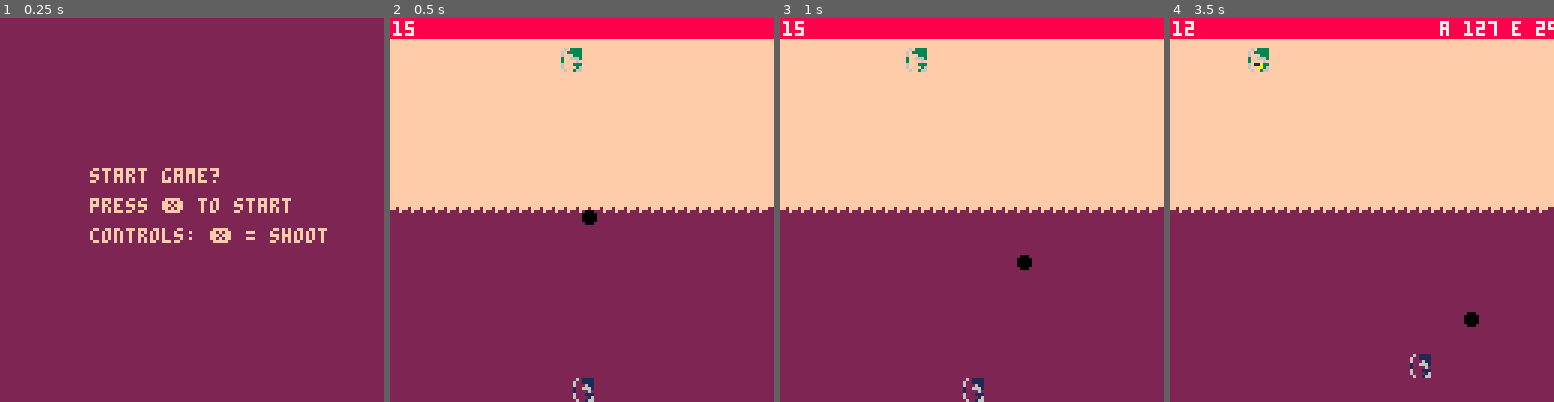
Above: before the commit, frames 1-4 (left to right).
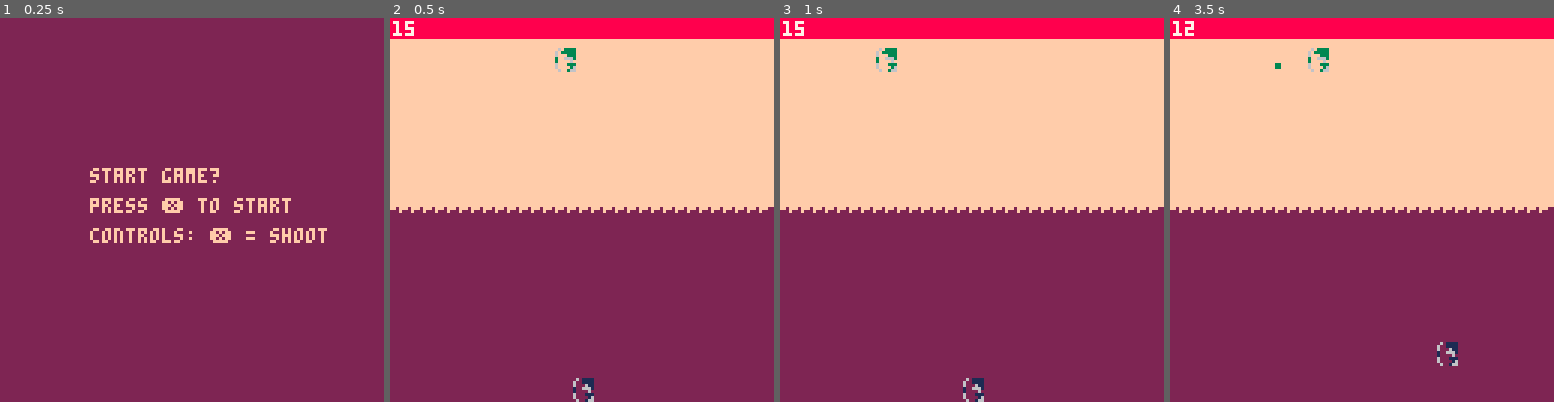
Above: after the commit, the same moments.

Repository: marcianoviereck/picogames
Game: PICO-8 cartridge pongpaint.p8
Two runs of this game, one before a commit and one after it. Both use one fixed random seed, a clock stepped at 60 frames per second and the inputs below.
Inputs:
- Up to frame 1 (0.25 s): no input
- Up to frame 2 (0.5 s): tap X (X key) at 0.33 s
- Up to frame 3 (1 s): no input
- Up to frame 4 (3.5 s): tap X (X key) at 1.07, 1.85, 2.97 s; hold Right 1.6-2.1 s; hold Up 2.15-2.42 s; hold Right 2.47-3.03 s; hold Left from 3.08 s (still down)

Frame 1 is identical in both runs. In frame 2, 0.4% of the frame differs, in the area x 42-54%, y 7-54%; in frame 3, 0.5%; in frame 4, 1.4%, in the area x 20-100%, y 0-94%.

Commit message:
speed and player can also die now

Diff:
--- a/pongpaint.p8
+++ b/pongpaint.p8
@@ -6,7 +6,6 @@
 		if time_left > 0 then
 		 time_left -= 1
 
-			move_ball()
 			update_enemy()
 			update_arrows()
 			update_animation(player)
@@ -16,18 +15,19 @@
 			end
 
 			if player.dead == false then
+				local speed = player.speed
 				if btn(0) then
-					player.x -= 1
+					player.x -= speed
 					player.direction = 0
 				elseif btn(1) then
-					player.x += 1
+					player.x += speed
 					player.direction = 2
 				end
 				if btn(2) then
-					player.y -= 1
+					player.y -= speed
 					player.direction = 1
 				elseif btn(3) then
-					player.y += 1
+					player.y += speed
 					player.direction = 3
 				end
 
@@ -74,7 +74,6 @@
 		for i=1,#level do
 			circfill(level[i].x, level[i].y, 4, level[i].c)
 		end
-		circfill(ball.x, ball.y, 2, ball.c)
 		draw_character(player)
 		draw_character(enemy)
 		draw_animations()
@@ -133,8 +132,10 @@
 		base_spr_index = 0,
 		current_animation=nil,
 		c = 2,
+		drawcolor = 1,
 		dead = false,
-		dead_timer = 100
+		dead_timer = 100,
+		speed = 1.5
 	}
 	enemy={
 		x = 63,
@@ -143,8 +144,10 @@
 		base_spr_index = 16,
 		current_animation=nil,
 		c = 15,
+		drawcolor = 3,
 		dead = false,
-		dead_timer = 100
+		dead_timer = 100,
+		speed = 1.5
 	}
 	characters = {enemy, player}
 	arrows={}
@@ -192,8 +195,8 @@
 			if characters[i].dead_timer < 0 then
 				characters[i].dead = false
 				characters[i].dead_timer = 100
-				characters[i].x = rnd(0, 32) + 1
-				characters[i].y = rnd(0, 32) + 1
+				characters[i].x = rnd(32) + 1
+				characters[i].y = rnd(32) + 1
 
 			end
 		end
@@ -303,30 +306,22 @@
 		dx = dx,
 		dy = dy,
 		c = character.c,
+		drawcolor = character.drawcolor,
 		size = 0.5,
-		speed = 2
+		speed = 8
 	}
 	add(arrows, arrow)
 end
 
 function arrow_hit(character_hit)
 	character_hit.dead = true
-	-- temp --
 	-- idea: blow character up and splash paint --
 end
 
 function draw_arrows()
 	for i=1, #arrows do
 		local arrow = arrows[i]
-		rectfill(arrow.x, arrow.y, arrow.x + 1, arrow.y + 1, 10)
-
-		line(
-			arrow.x,
-			arrow.y,
-			arrow.x + arrow.dx * arrow.size,
-			arrow.y + arrow.dy * arrow.size,
-			1
-		)
+		rectfill(arrow.x, arrow.y, arrow.x + 1, arrow.y + 1, arrow.drawcolor)
 	end
 end
 
@@ -343,7 +338,6 @@
 			-- + 2 is to fix the offset of the arrow.. --
 			update_level_once(arrow.x + 2, arrow.y + 2, arrow.c)
 			if arrow.c == player.c then
-				debug_text = "a "..arrow.x.." e "..enemy.x
 				if arrow.x > enemy.x and
 				arrow.x < enemy.x + 8 and
 				arrow.y > enemy.y and
@@ -351,6 +345,12 @@
 					arrow_hit(enemy)
 				end
 			else
+				if arrow.x > player.x and
+				arrow.x < player.x + 8 and
+				arrow.y > player.y and
+				arrow.y < player.y + 8 then
+					arrow_hit(player)
+				end
 			end
 		end
 	end
@@ -360,20 +360,7 @@
 	end
 end
 -->8
-function move_ball()
-	ball.x += ball.dx
-	ball.y += ball.dy
-	if ball.x > 127 then
-		ball.dx = -1
-	elseif ball.x < 1 then
-		ball.dx = 1
-	end
-	if ball.y > 127  then
-		ball.dy = -1
-	elseif ball.y < 1 then
-		ball.dy = 1
-	end
-end
+
 -->8
 function update_enemy()
 	if enemy.dead then
@@ -391,37 +378,39 @@
  	shoot_arrow(enemy)
  end
 
+ local speed = enemy.speed
+
 	if enemy.direction == 0 then
-		enemy.x -= 1
+		enemy.x -= speed
 	elseif enemy.direction == 2 then
-		enemy.x += 1
+		enemy.x += speed
 	elseif enemy.direction == 1 then
-		enemy.y -= 1
+		enemy.y -= speed
 	elseif enemy.direction == 3 then
-		enemy.y += 1
+		enemy.y += speed
 	end
 
 	if enemy.x < 2 then
-		enemy.x += 1
+		enemy.x += speed
 		enemy.direction = 2
 	elseif enemy.x > 120 then
-		enemy.x -= 1
+		enemy.x -= speed
 		enemy.direction = 0
 	elseif enemy.y < 2 then
-		enemy.y += 1
+		enemy.y += speed
 		enemy.direction = 3
 	elseif enemy.y > 120 then
-		enemy.y -= 1
+		enemy.y -= speed
 		enemy.direction = 1
 	end
 end
 __gfx__
 01111100001111100111100006000000066116600000000000000000000000000000000000000000000000000000000000000000000000000000000000000000
-01111100001111100111100060000000600000060001000000000000000000000000000000000000000000000000000000000000000000000000000000000000
-01626100001111100261100060000000000000000011100000000000000000000000000000000000000000000000000000000000000000000000000000000000
+01111100001111100111100060000000600000060001000020202020000000000000000000000000000000000000000000000000000000000000000000000000
+01626100001111100261100060000000000000000011100002020200000000000000000000000000000000000000000000000000000000000000000000000000
 01666100001111100666100010000000000000000001000000000000000000000000000000000000000000000000000000000000000000000000000000000000
-00060000000010000006000010000000000000000001000000000000000000000000000000000000000000000000000000000000000000000000000000000000
-00661000000661000011100060000000000000000001000000000000000000000000000000000000000000000000000000000000000000000000000000000000
+00060000000010000006000010000000000000000001000020202020000000000000000000000000000000000000000000000000000000000000000000000000
+00661000000661000011100060000000000000000001000002020200000000000000000000000000000000000000000000000000000000000000000000000000
 00626000000616000021600060000000000000000000000000000000000000000000000000000000000000000000000000000000000000000000000000000000
 00166000000166000016600006000000000000000000000000000000000000000000000000000000000000000000000000000000000000000000000000000000
 03333300033333000333300006000000066336600000000000000000000000000000000000000000000000000000000000000000000000000000000000000000
